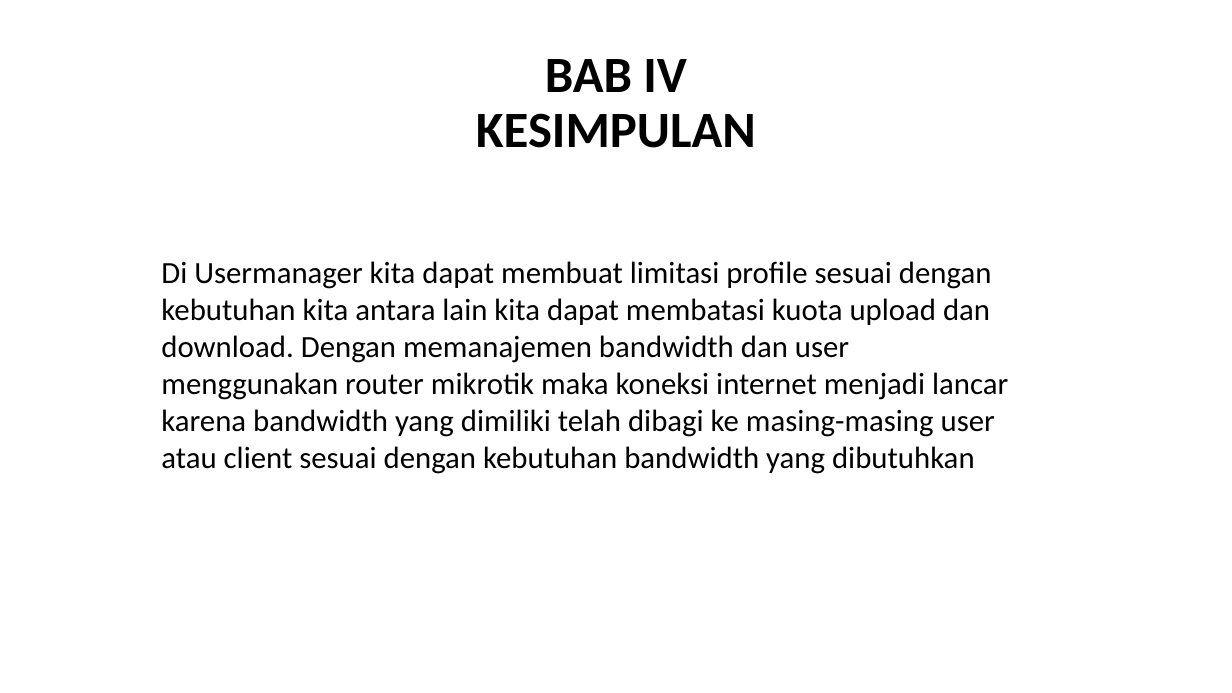
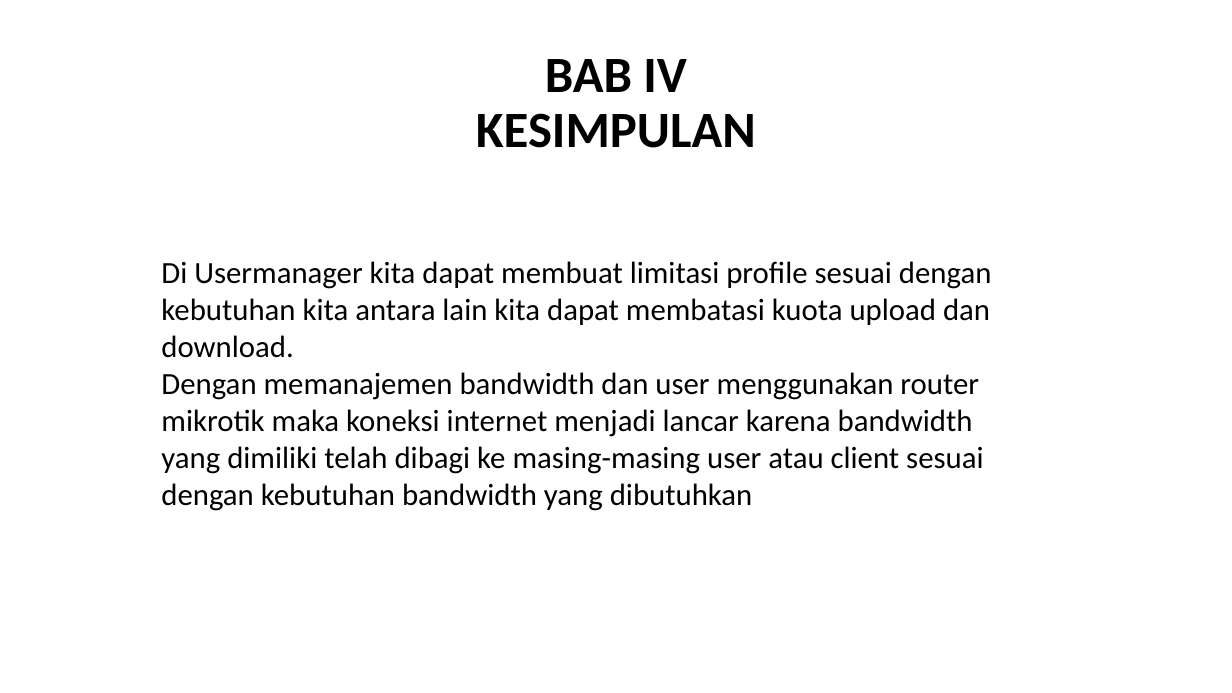
Before and after one commit to wisnushaputra/private-repo, a slide deck: slide 9 of Wisnu.pptx. Drawn at 1232x693 pixels with LibreOffice and Linux fonts; fonts in the diff are those of the drawing. Boxes give left, top, right and bottom in pixels: in the first picture for what was removed or moved away, otherwise in the second. Text is boxed around its words. In the diff, an @@ line names an element or a change of style, - is before the commit and + after.

```diff
--- a/Wisnu.pptx
+++ b/Wisnu.pptx
@@ text at (161, 261, 991, 511): text changed @@
-Di Usermanager kita dapat membuat limitasi profile sesuai dengan kebutuhan kita antara lain kita dapat membatasi kuota upload dan download. Dengan memanajemen bandwidth dan user menggunakan router mikrotik maka koneksi internet menjadi lancar karena bandwidth yang dimiliki telah dibagi ke masing-masing user atau client sesuai dengan kebutuhan bandwidth yang dibutuhkan
+Di Usermanager kita dapat membuat limitasi profile sesuai dengan kebutuhan kita antara lain kita dapat membatasi kuota upload dan download.
+Dengan memanajemen bandwidth dan user menggunakan router mikrotik maka koneksi internet menjadi lancar karena bandwidth yang dimiliki telah dibagi ke masing-masing user atau client sesuai dengan kebutuhan bandwidth yang dibutuhkan
```
